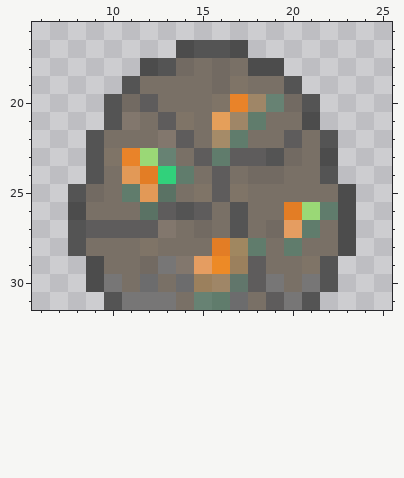
Edited in one commit: pixel-art sprite (core.mod/assets/tiles/geo/copper-outcrop/normal.png). Above: the version before the commit.
The file is 32x32 pixels. Colours within 5 levels of each other are drawn and written as one. Shown: x 6..25, y 16..31.
After:
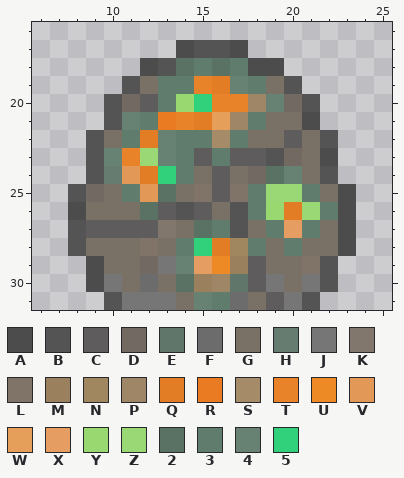
Palette (. is transparent): A #4c4c4c  B #545454  C #5e5c5c  D #726a62  E #61766b  F #6c6c6d  G #797066  H #667c70  J #777676  K #82776d  L #7f7467  M #9b805d  N #a08760  P #9f8667  Q #e37d25  R #ea7b22  S #a58b68  T #e98329  U #ed8a26  V #e29957  W #e59f5a  X #e59d61  Y #99d870  Z #9ad876  2 #5a7264  3 #607c6c  4 #678273  5 #31d17b
Edits made:
y 18: x 14..17 DGDG -> 2323
y 19: x 13..18 GGGDLG -> 33TQ43
y 20: x 13..16 GGGL -> 3Y5T
y 21: x 11..15 KGCLG -> 43RTQ
y 22: x 11..15 GGKCG -> 3Q433
y 23: x 10 L -> 4; x 14 G -> 3
y 24: x 10 G -> H; x 19..20 DG -> 24
y 25: x 18..21 GGGG -> 3ZZ3
y 26: x 18..19 GG -> 3Y
y 27: x 15..16 DG -> 23; x 19 D -> 3
y 28: x 14..15 GG -> 35
y 29: x 14 K -> 4
y 30: x 14 F -> 2
Pixel boxes of the changes (left, top, right, bottom) in both pictures:
changed: (104, 58, 320, 292)
